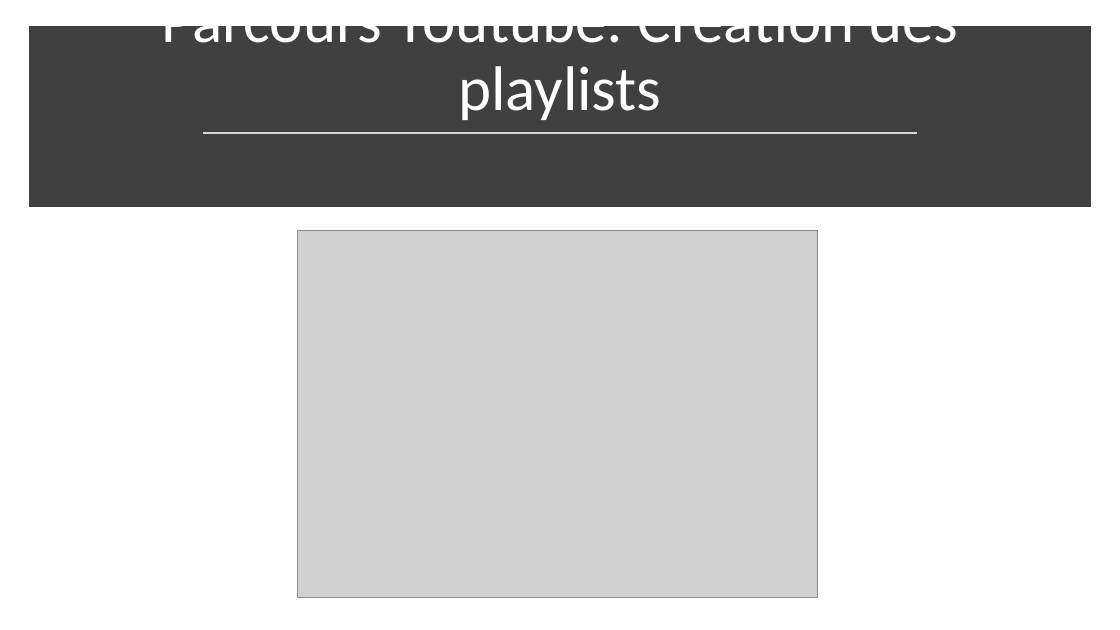
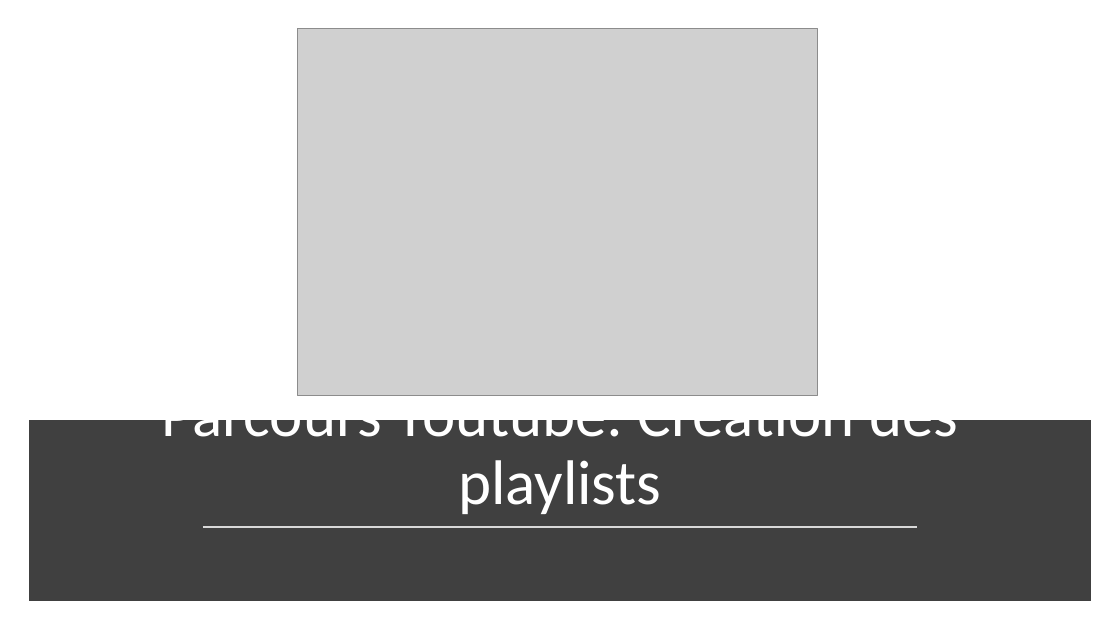
Before and after one commit to JulienElkaim/ENAP_Android, a slide deck: slide 4 of Projet 2A - Powerpoint Youtube.pptx. Drawn at 1120x630 pixels with LibreOffice and Linux fonts; fonts in the diff are those of the drawing; grey boxes stand for pictures. Boxes give left, top, right and bottom in pixels: in the first picture for what was removed or moved away, otherwise in the second. Text is boxed around its words. In the diff, an @@ line names an element or a change of style, - is before the commit and + after.

```diff
--- a/Projet 2A - Powerpoint Youtube.pptx
+++ b/Projet 2A - Powerpoint Youtube.pptx
@@ picture: place and size @@
-picture at (297,230,818,597)
+picture at (297,29,818,396)
@@ 1 title, 1 rectangle, 1 line: place and size @@
-1 title, 1 rectangle, 1 line at (34,26,1086,202)
+1 title, 1 rectangle, 1 line at (34,384,1086,596)
```
Also in this commit, not shown: 3 other slides changed, 7 slides added.
